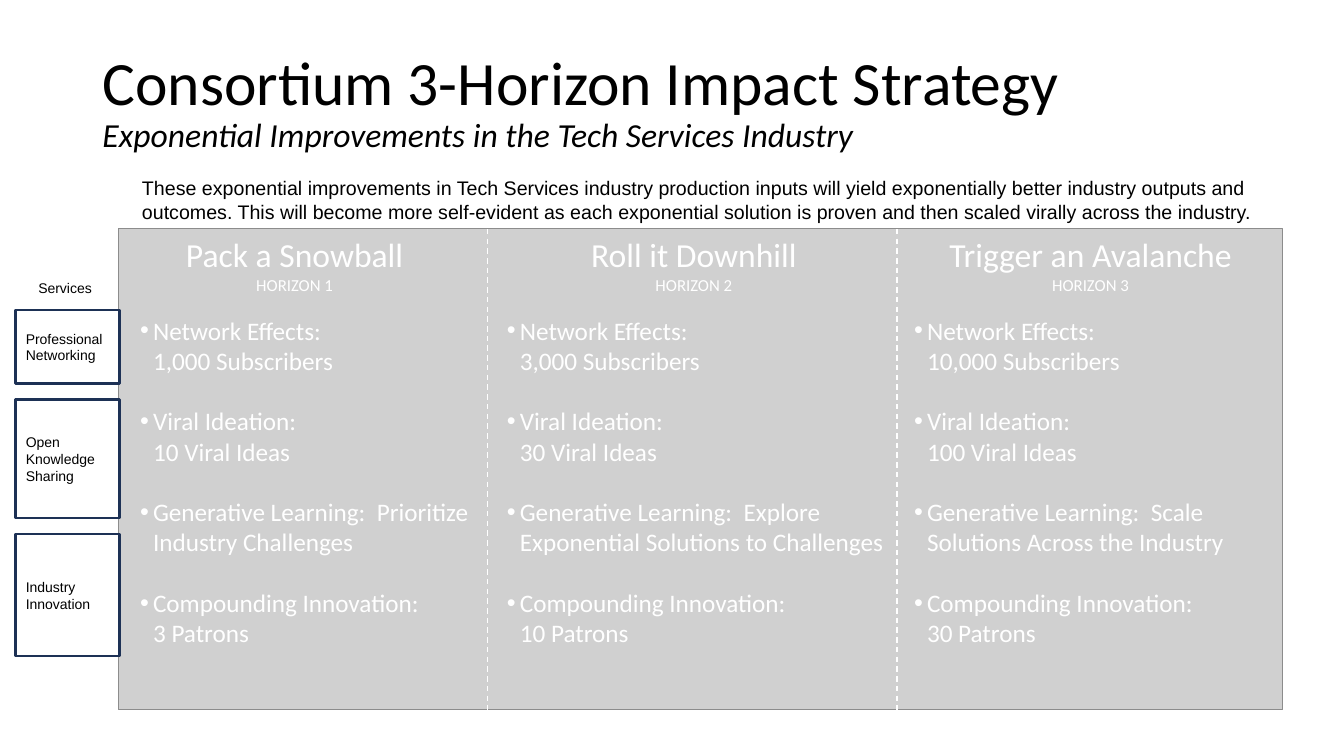
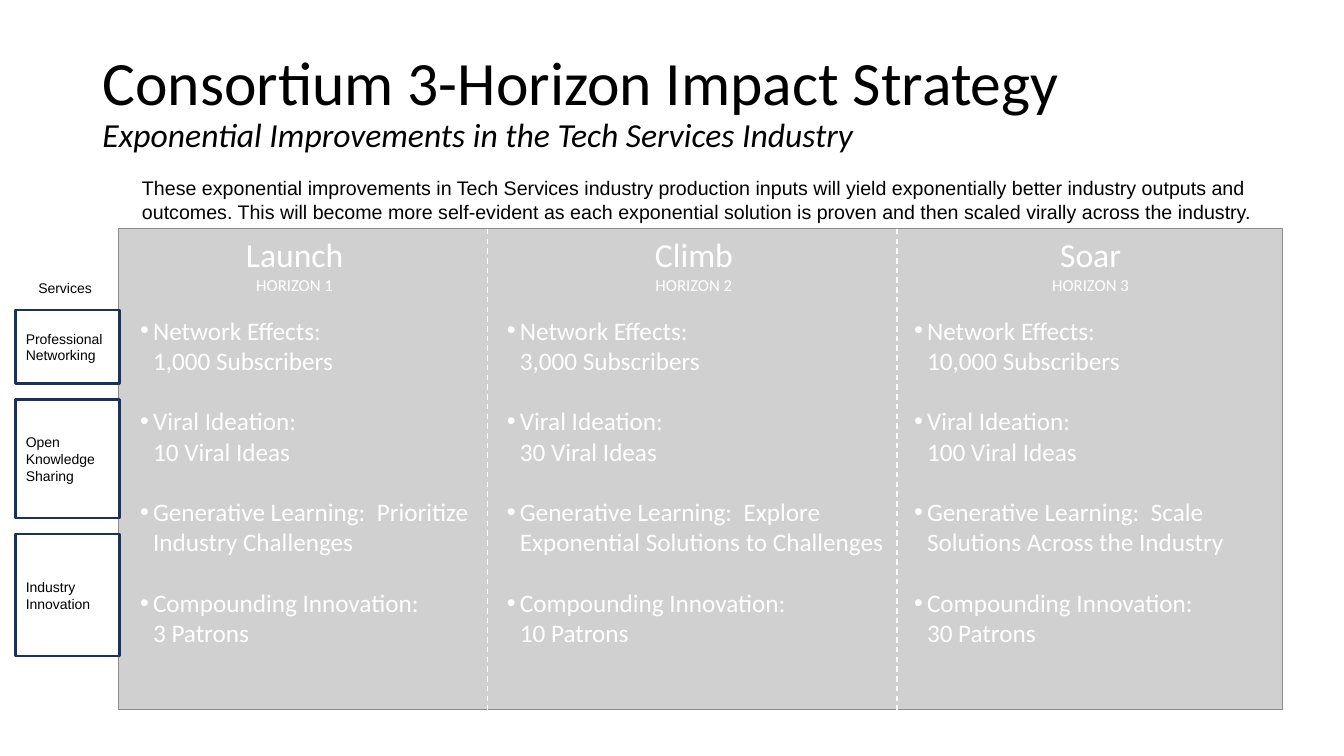
Before and after one commit to AccelRR8-Consortium-NonProfit/Management-Public, a slide deck: slide 4 of docs/1_Integration/1a_Governance/AccelRR8 Consortium Non-Profit Organization Plan.pptx. Drawn at 1344x756 pixels with LibreOffice and Linux fonts; fonts in the diff are those of the drawing; grey boxes stand for pictures; background and template pictures are left out. Boxes give left, top, right and bottom in pixels: in the first picture for what was removed or moved away, otherwise in the second. Text is boxed around its words. In the diff, an @@ line names an element or a change of style, - is before the commit and + after.

Commit message:
Updated 3Horizon Strategy Graphic

```diff
--- a/docs/1_Integration/1a_Governance/AccelRR8 Consortium Non-Profit Organization Plan.pptx
+++ b/docs/1_Integration/1a_Governance/AccelRR8 Consortium Non-Profit Organization Plan.pptx
@@ text at (x1=246, y1=244, x2=343, y2=291): text changed; size 24 to 12 pt @@
-Pack a Snowball
-HORIZON 1
+Launch
+HORIZON 1
@@ text at (x1=655, y1=244, x2=733, y2=291): text changed; size 24 to 12 pt @@
-Roll it Downhill
-HORIZON 2
+Climb
+HORIZON 2
@@ text at (x1=1060, y1=246, x2=1121, y2=267): text changed @@
-Trigger an Avalanche
+Soar
```
Also in this commit, not shown: 7 other files.
